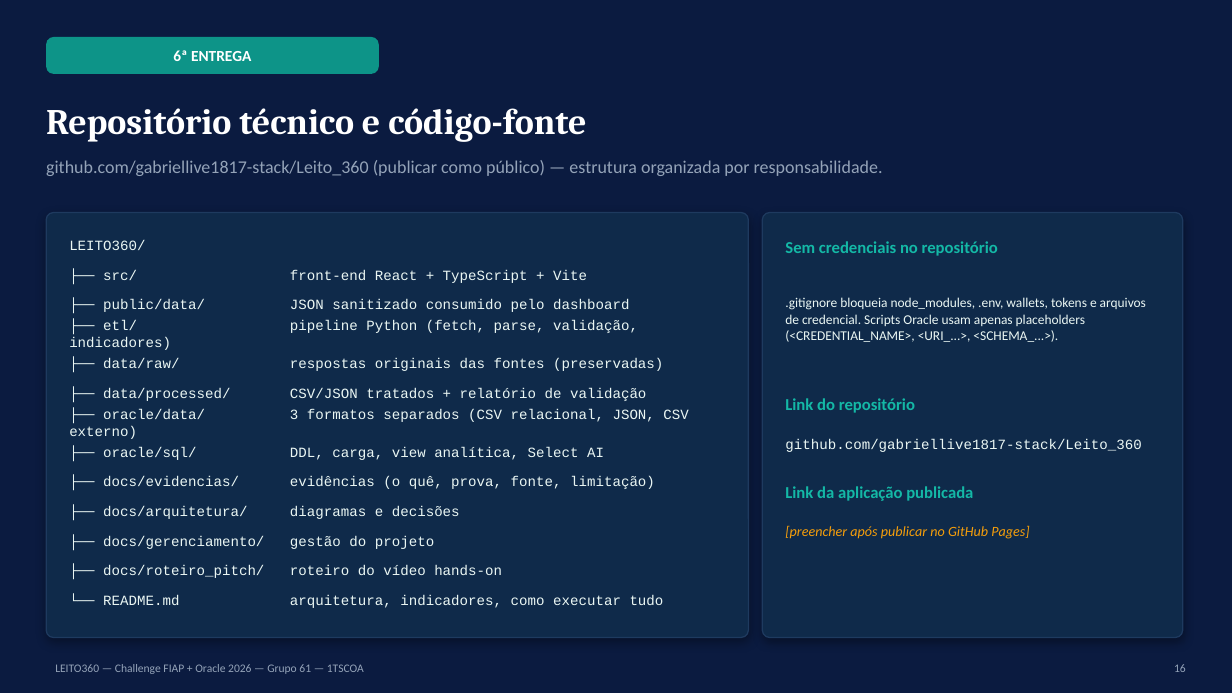
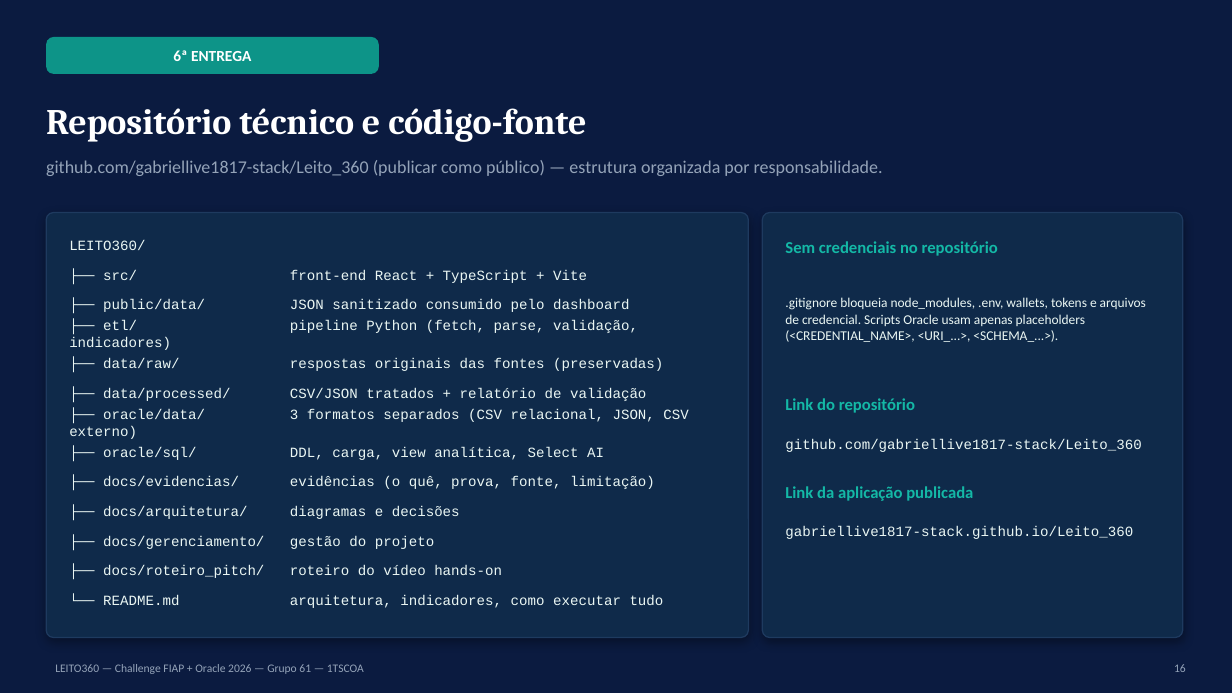
Before and after one commit to gabriellive1817-stack/Leito_360, a slide deck: slide 16 of EC_Sprint_2_1TSCOA_EvidenciasConstrucao_LEITO360_GRUPO61.pptx. Drawn at 1232x693 pixels with LibreOffice and Linux fonts; fonts in the diff are those of the drawing. Boxes give left, top, right and bottom in pixels: in the first picture for what was removed or moved away, otherwise in the second. Text is boxed around its words. In the diff, an @@ line names an element or a change of style, - is before the commit and + after.

```diff
--- a/EC_Sprint_2_1TSCOA_EvidenciasConstrucao_LEITO360_GRUPO61.pptx
+++ b/EC_Sprint_2_1TSCOA_EvidenciasConstrucao_LEITO360_GRUPO61.pptx
@@ text at <box>785,526,1133,539</box>: text changed; font Calibri to Courier New; text colour #F59E0B to #EAF6F3; italic off @@
-[preencher após publicar no GitHub Pages]
+gabriellive1817-stack.github.io/Leito_360
```
Also in this commit, not shown: 3 other slides changed, 2 slides added, 2 slides removed, 6 other files.
